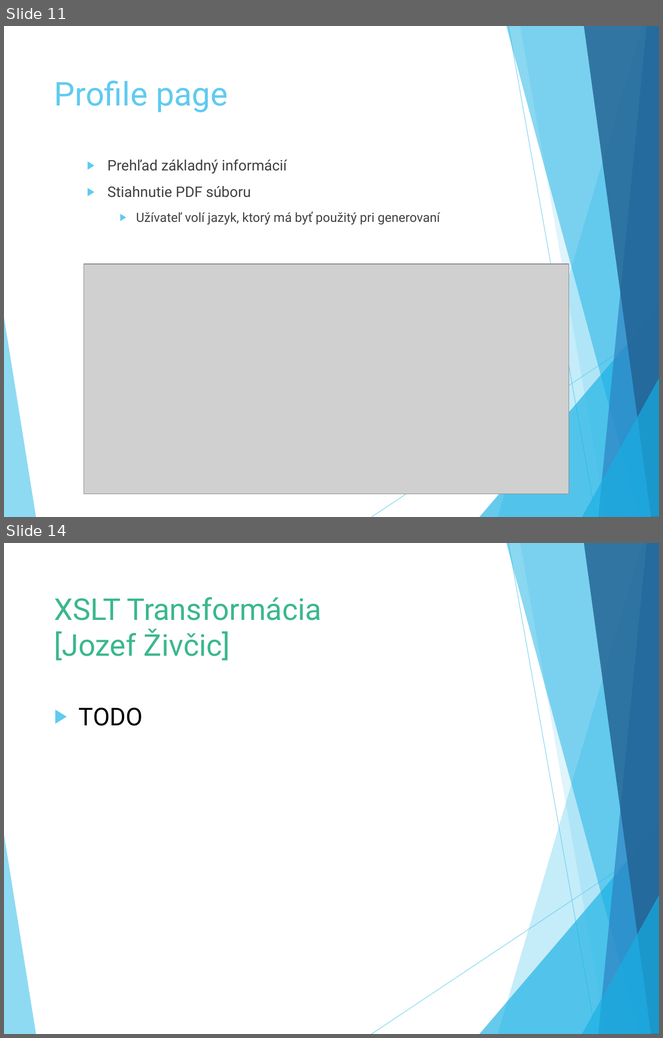
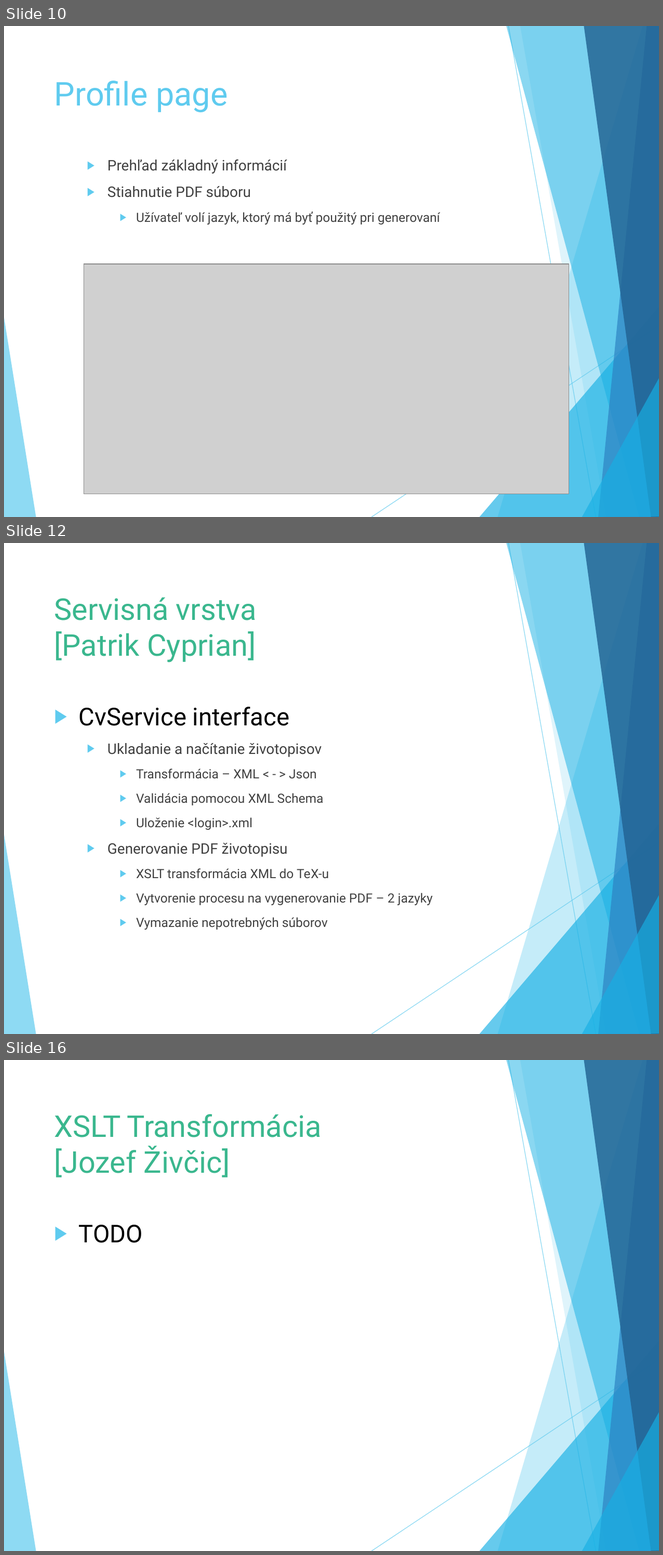
Before and after one commit to Suzii/pb138-cv_generator, a slide deck: defence/obhajoba.pptx. Shown one above the other, each under a label of ours: slides 11 and 14 before the commit, slides 10, 12 and 16 after it; the slides between them are not shown. The pictures are 663x1038 and 663x1555 pixels, drawn with LibreOffice and Linux fonts; fonts in the diff are those of the drawing; grey boxes stand for pictures. Boxes give left, top, right and bottom in pixels: in the first picture for what was removed or moved away, otherwise in the second. Text is boxed around its words. In the diff, an @@ line names an element or a change of style, - is before the commit and + after.

```diff
--- a/defence/obhajoba.pptx
+++ b/defence/obhajoba.pptx
@@ slide 12 added at (4,543,659,1034), background #FFFFFF; not listed: 10 template elements that a slide beside it also shows @@
@@ title added at (54,597,257,663), 33 pt, text #3AB88F @@
+Servisná vrstva
+[Patrik Cyprian]
@@ text added at (79,707,433,930), 14 pt, text #404040 @@
+▶ CvService interface
+  ▶ Ukladanie a načítanie životopisov
+    ▶ Transformácia – XML < - > Json
+    ▶ Validácia pomocou XML Schema
+    ▶ Uloženie <login>.xml
+  ▶ Generovanie PDF životopisu
+    ▶ XSLT transformácia XML do TeX-u
+    ▶ Vytvorenie procesu na vygenerovanie PDF – 2 jazyky
+    ▶ Vymazanie nepotrebných súborov
@@ what was slide 11 is now slide 10 @@
@@ what was slide 14 is now slide 16 @@
```
Also in this commit, not shown: 6 slides changed, 2 other slides added, 1 slide removed, 3 other files.
